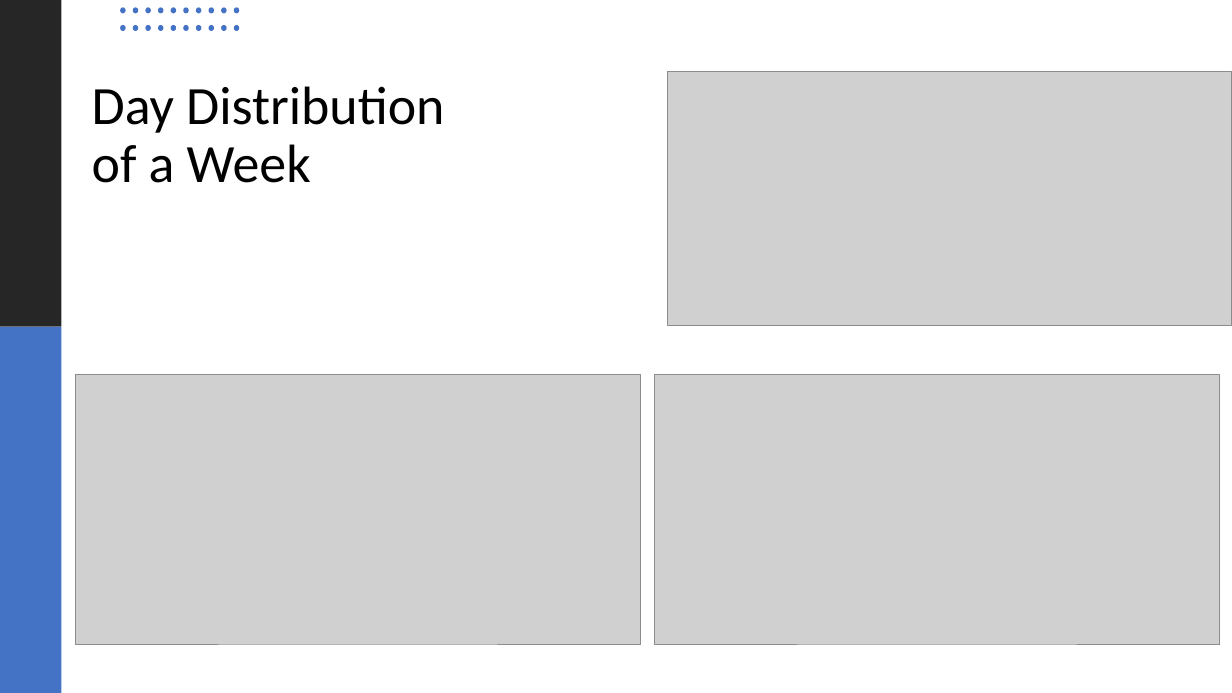
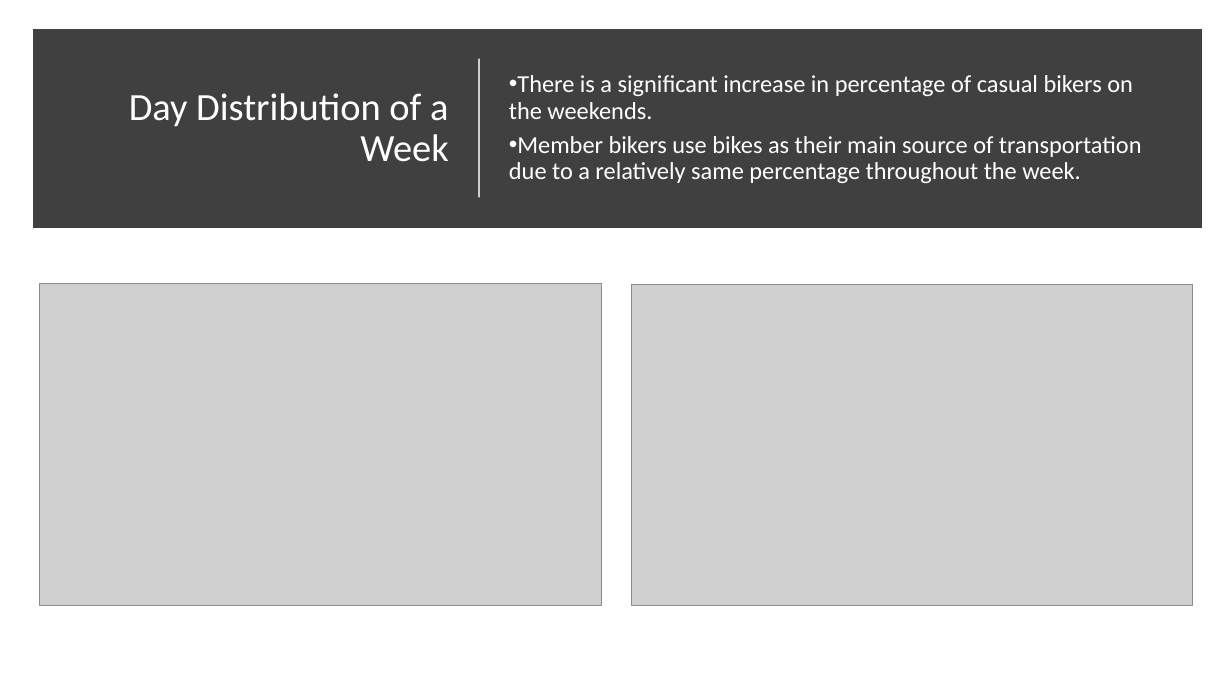
Before and after one commit to jeff-lin1422/DA-Case-Studies-Cyclistic, a slide deck: slide 5 of Case Study for Cyclistic.pptx. Drawn at 1232x693 pixels with LibreOffice and Linux fonts; fonts in the diff are those of the drawing; grey boxes stand for pictures. Boxes give left, top, right and bottom in pixels: in the first picture for what was removed or moved away, otherwise in the second. Text is boxed around its words. In the diff, an @@ line names an element or a change of style, - is before the commit and + after.

```diff
--- a/Case Study for Cyclistic.pptx
+++ b/Case Study for Cyclistic.pptx
@@ rectangle removed at bbox=[0, 0, 61, 327] @@
@@ group removed at bbox=[120, 7, 239, 30]: 20 ellipses @@
@@ rectangle added at bbox=[40, 36, 1196, 223], fill #404040, outline #404040 10 pt @@
@@ text "Day Distribution of a Week": place and size @@
-text "Day Distribution of a Week" at bbox=[92, 86, 444, 183]
+text "Day Distribution of a Week" at bbox=[129, 93, 449, 162]
@@ text "Day Distribution of a Week" at bbox=[129, 93, 449, 162]: size 42 to 30 pt, text colour #000000 to #FFFFFF; alignment left to right; vertical alignment bottom to middle @@
@@ line added from (479, 198) to (479, 59), #FFFFFF 1.5 pt @@
@@ text added at bbox=[509, 75, 1142, 183], 19 pt, text #FFFFFF @@
+• There is a significant increase in percentage of casual bikers on the weekends.
+• Member bikers use bikes as their main source of transportation due to a relatively same percentage throughout the week.
@@ picture removed at bbox=[667, 71, 1232, 325] @@
@@ picture: place and size @@
-picture at bbox=[76, 374, 640, 644]
+picture at bbox=[40, 284, 602, 605]
@@ picture: place and size @@
-picture at bbox=[655, 374, 1220, 644]
+picture at bbox=[632, 285, 1193, 606]
@@ rectangle removed at bbox=[0, 327, 61, 693] @@
```
Also in this commit, not shown: 2 other slides changed, 1 other file.
